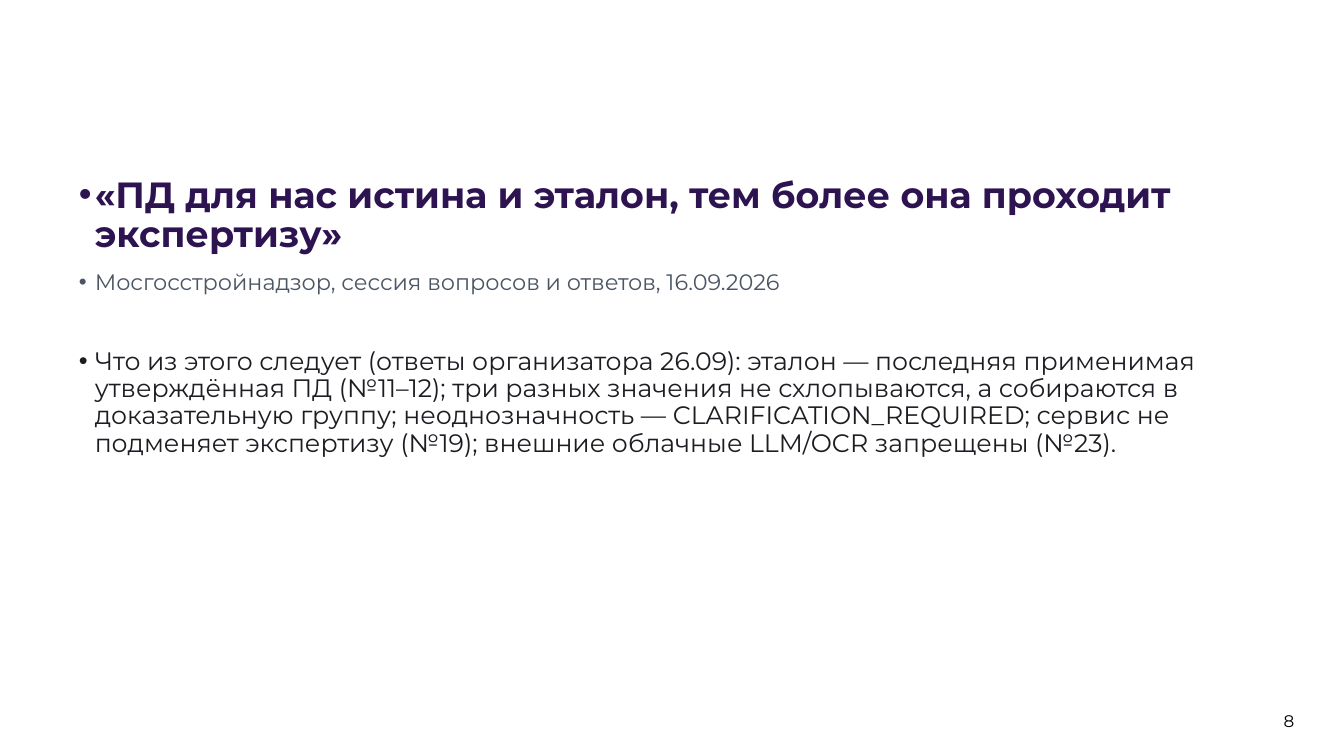
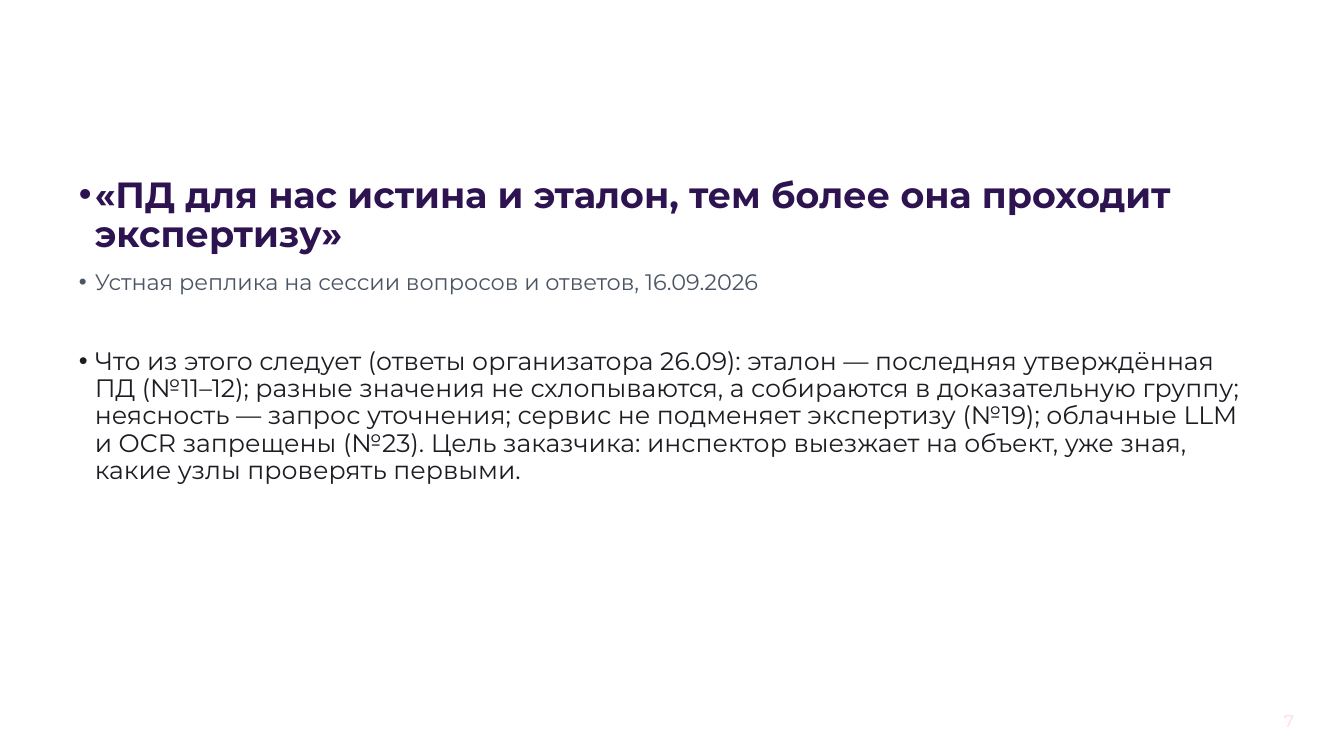
Before and after one commit to KonkovDV/Kontur, a slide deck: slide 7 of submission/03-presentation/Kontur.pptx (slide 8 before the commit). Drawn at 1344x756 pixels with LibreOffice and Linux fonts; fonts in the diff are those of the drawing; background and template pictures are left out. Boxes give left, top, right and bottom in pixels: in the first picture for what was removed or moved away, otherwise in the second. Text is boxed around its words. In the diff, an @@ line names an element or a change of style, - is before the commit and + after.

```diff
--- a/submission/03-presentation/Kontur.pptx
+++ b/submission/03-presentation/Kontur.pptx
@@ text at bbox=[95, 274, 1239, 484]: text changed @@
-• Мосгосстройнадзор, сессия вопросов и ответов, 16.09.2026
-• Что из этого следует (ответы организатора 26.09): эталон — последняя применимая утверждённая ПД (№11–12); три разных значения не схлопываются, а собираются в доказательную группу; неоднозначность — CLARIFICATION_REQUIRED; сервис не подменяет экспертизу (№19); внешние облачные LLM/OCR запрещены (№23).
+• Устная реплика на сессии вопросов и ответов, 16.09.2026
+• Что из этого следует (ответы организатора 26.09): эталон — последняя утверждённая ПД (№11–12); разные значения не схлопываются, а собираются в доказательную группу; неясность — запрос уточнения; сервис не подменяет экспертизу (№19); облачные LLM и OCR запрещены (№23). Цель заказчика: инспектор выезжает на объект, уже зная, какие узлы проверять первыми.
@@ text at bbox=[1284, 715, 1295, 727]: text changed; text colour none to #FFD6E3 @@
-8
+7
```
Also in this commit, not shown: 23 other slides changed, 6 slides added, 5 other files.
